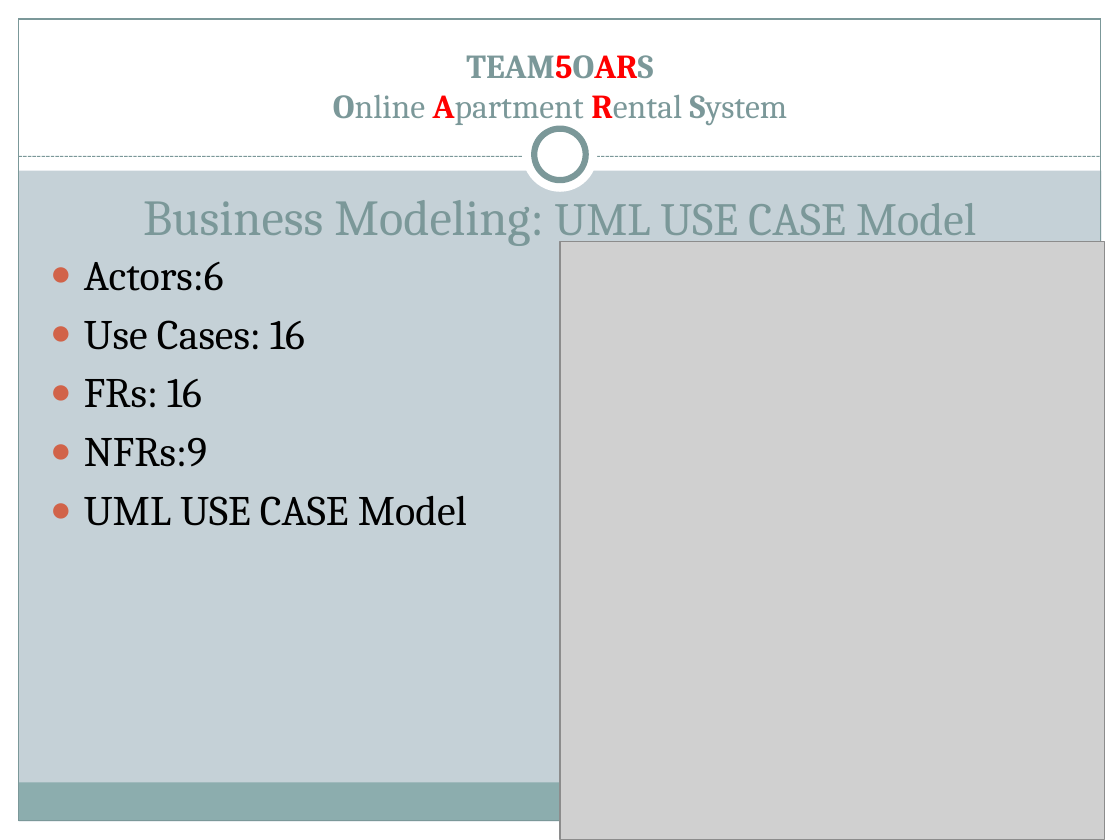
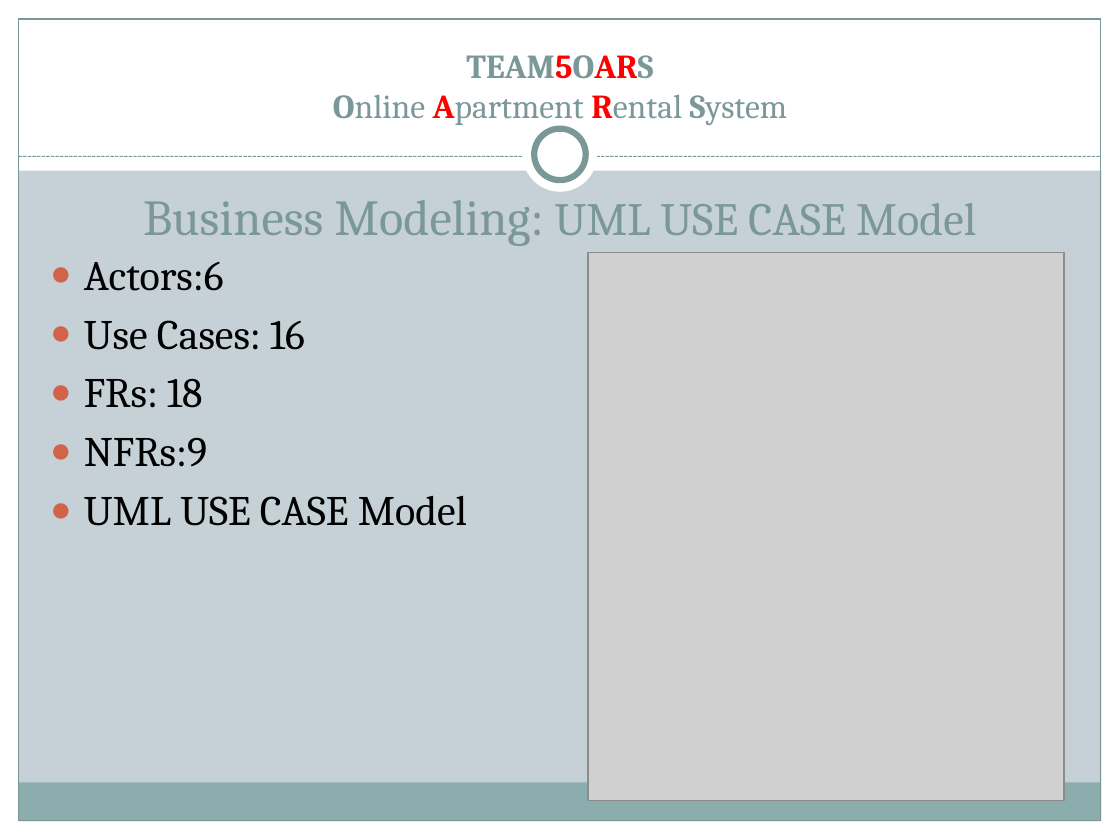
Before and after one commit to silva2972/OARS_PROJECT, a slide deck: slide 17 of TEAM PROJECT DELIVERABLES/TEAM5OARS.pptx. Drawn at 1120x840 pixels with LibreOffice and Linux fonts; fonts in the diff are those of the drawing; grey boxes stand for pictures. Boxes give left, top, right and bottom in pixels: in the first picture for what was removed or moved away, otherwise in the second. Text is boxed around its words. In the diff, an @@ line names an element or a change of style, - is before the commit and + after.

```diff
--- a/TEAM PROJECT DELIVERABLES/TEAM5OARS.pptx
+++ b/TEAM PROJECT DELIVERABLES/TEAM5OARS.pptx
@@ picture: place and size @@
-picture at [560,242,1104,840]
+picture at [588,253,1064,801]
@@ text at [84,379,203,408]: text changed @@
-● FRs: 16
+● FRs: 18
```
Also in this commit, not shown: 1 other file.
